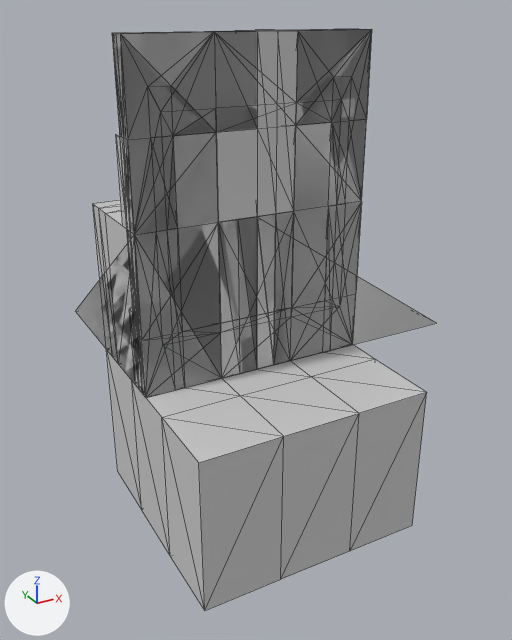
The FBX model Assets/CreVox/Model/LevelPieces/LevelPieces.FBX, before and after one commit.
The view is the same before and after, from a 50 mm lens placed at (-3.9, -7.06, 4.22), pointed at (0.35, 0.65, 0.36). The lights are fixed; the arrows at lower left show +X, +Y and +Z. Mesh edges are drawn as thin lines. Where no turn or scale is listed for an object, it has been applied to the vertices.

In view in the first picture: 'Door', 'Fence_StairL', 'Fence_StairR', 'Stair', 'StairCorner', 'StairL', 'StairR', 'Voxel', 'Wall', 'WallHalf', 'WallSeprator', 'WindowX1.0', 'WindowX2.0'.
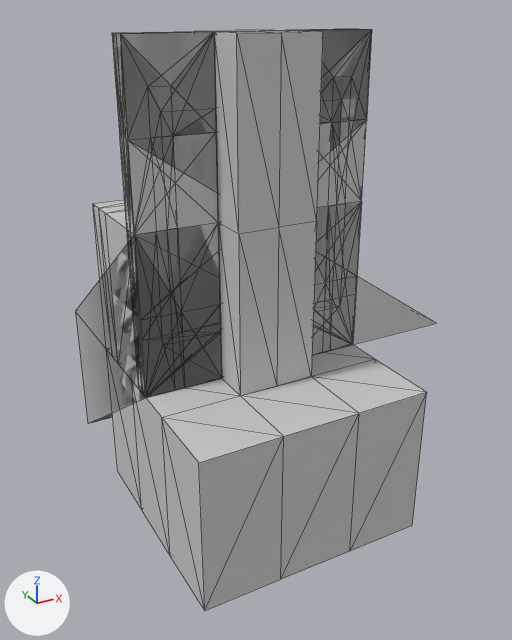
Boxes (x1, y1, x2, y2) around the edits, measured in the pictures (512 x 640 px):
'WallSeprator', reshaped: before (235, 30, 298, 363); after (206, 30, 323, 396)
'Stair', reshaped (13% taller): before (77, 201, 362, 397); after (76, 201, 362, 423)
'StairR', reshaped: before (76, 217, 257, 398); after (76, 223, 222, 424)
'Fence_StairL', mesh moved: before (116, 135, 130, 231); after (120, 137, 353, 309)
'StairL', reshaped (not visible afterwards): before (257, 211, 294, 369)
'Fence_StairR', mesh moved: before (132, 312, 140, 367); after (137, 119, 367, 373)
part 2 of me_mesh, built on: after (76, 312, 146, 423)
part 4 of me_mesh_012, built on: before (274, 211, 294, 365)
part 6 of me_mesh_013, built on: after (76, 313, 145, 424)
'Wall', unchanged, covered by the edit: (112, 29, 371, 395) in both

Diff of the bpy script that builds the scene:
```diff
--- a/Assets/CreVox/Model/LevelPieces/LevelPieces.FBX.py
+++ b/Assets/CreVox/Model/LevelPieces/LevelPieces.FBX.py
@@ me_mesh_002 @@
 me_mesh_002.from_pydata(...)  # 12 vertices, 20 faces; spans x -1.5..1.5, y 0.13..0.38, z 0.0..3.0
 # used by ob_fence_stairr; location = (0.0, 0.0, 0.0)
+# me_mesh_002 part 5: the whole mesh is moved by (0.0, -0.13, 0.0)
 me_mesh_002.materials.append(mat_mat_piece)
@@ me_mesh_003 @@
 me_mesh_003.from_pydata(...)  # 12 vertices, 20 faces; spans x -1.5..1.5, y 0.13..0.38, z 0.0..3.0
 # used by ob_fence_stairl; location = (0.0, 0.0, 0.0)
+# me_mesh_003 part 3: the whole mesh is moved by (0.0, -0.13, 0.0)
 me_mesh_003.materials.append(mat_mat_piece)
@@ me_mesh_013 @@
 # used by ob_stairr; location = (0.0, 0.0, 0.0)
-me_mesh_013.from_pydata(...)  # 12 vertices, 20 faces; spans x -1.5..0.0, y 0.0..3.0, z 0.0..2.0
+me_mesh_013.from_pydata(...)  # 16 vertices, 28 faces; spans x -1.5..0.0, y 0.0..3.0, z -2.0..2.0
+# me_mesh_013 part 6
+# 6 faces are deleted
+# 4 vertices are added at (-0.5, 3.0, -2.0), (-1.5, 3.0, -2.0), (-0.25, 3.0, -2.0), (0.0, 3.0, -2.0)
+# 14 new faces join them
 me_mesh_013.materials.append(mat_mat_piece)
@@ me_mesh_012 @@
 # used by ob_stairl; location = (0.0, 0.0, 0.0)
-me_mesh_012.from_pydata(...)  # 12 vertices, 20 faces; spans x 0.0..1.5, y 0.0..3.0, z 0.0..2.0
+me_mesh_012.from_pydata(...)  # 16 vertices, 28 faces; spans x 0.0..1.5, y 0.0..3.0, z -2.0..2.0
+# me_mesh_012 part 4
+# 10 faces are deleted
+# 4 vertices are added at (0.5, 3.0, -2.0), (1.5, 3.0, -2.0), (0.25, 3.0, -2.0), (0.0, 3.0, -2.0)
+# 18 new faces join them
 me_mesh_012.materials.append(mat_mat_piece)
@@ me_mesh @@
 # used by ob_stair; location = (0.0, 0.0, 0.0)
-me_mesh.from_pydata(...)  # 12 vertices, 20 faces; spans x -1.5..1.5, y 0.0..3.0, z 0.0..2.0
+me_mesh.from_pydata(...)  # 16 vertices, 28 faces; spans x -1.5..1.5, y 0.0..3.0, z -2.0..2.0
+# me_mesh part 2
+# 6 faces are deleted
+# 4 vertices are added at (0.5, 3.0, -2.0), (-0.5, 3.0, -2.0), (-1.5, 3.0, -2.0), (1.5, 3.0, -2.0)
+# 14 new faces join them
 me_mesh.materials.append(mat_mat_piece)
@@ me_mesh_007 @@
 # used by ob_wallseprator; location = (0.0, 0.0, 0.0)
-me_mesh_007.from_pydata(...)  # 26 vertices, 48 faces; spans x 0.0..0.5, y 0.0..0.5, z 0.0..4.0
+me_mesh_007.from_pydata(...)  # 26 vertices, 48 faces; spans x -0.5..0.5, y -0.5..0.5, z 0.0..4.0
+# me_mesh_007 part 1
+# 13 vertices are removed from x 0.0..0.5, y 0.0..0.5, z 0.0..4.0
+# 47 faces are deleted
+# 2 vertices move from x 0.0..0.25, y 0.0..0.25, z 0.0 to x -0.5..0.0, y -0.5..0.5, z 0.0
+# 2 vertices are added at (-0.5, 0.0, 2.0), (-0.5, -0.5, 2.0)
+# 5 new vertices lie (0.0, -0.5, 0.0) away from vertices in x 0.0..0.5, y 0.0..0.25, z 0.0..4.0
+# 6 new vertices lie (-0.5, 0.0, 0.0) away from vertices in x 0.0..0.5, y -0.5..0.5, z 0.0..4.0
+# 47 new faces join them
 me_mesh_007.materials.append(mat_mat_piece)
```
